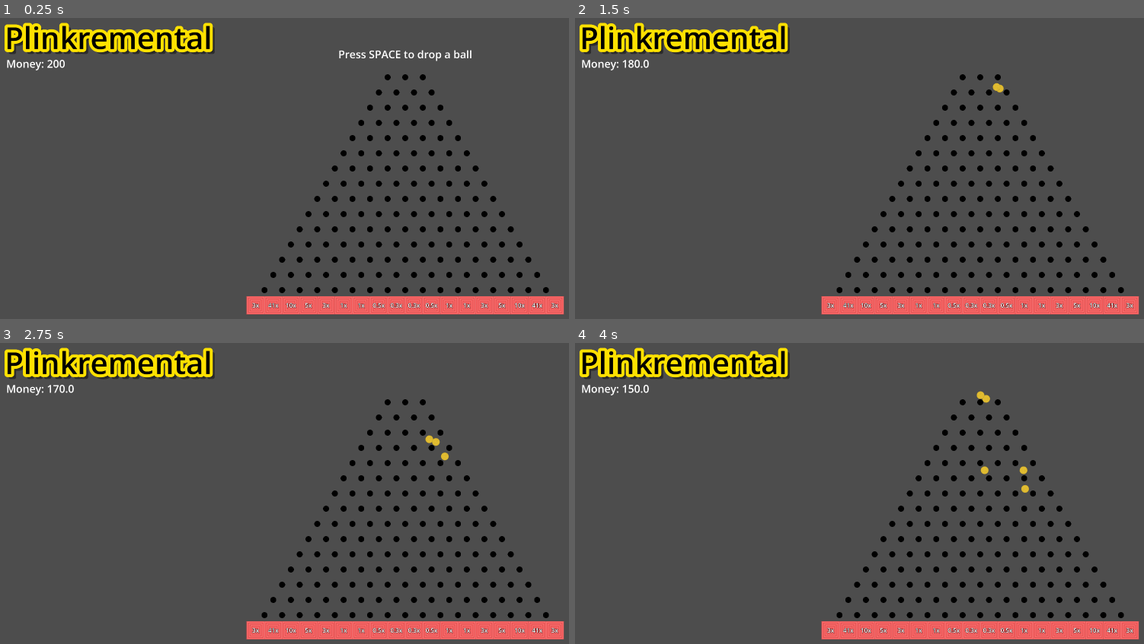
Above: before the commit, frames 1-4 (two rows, left to right).
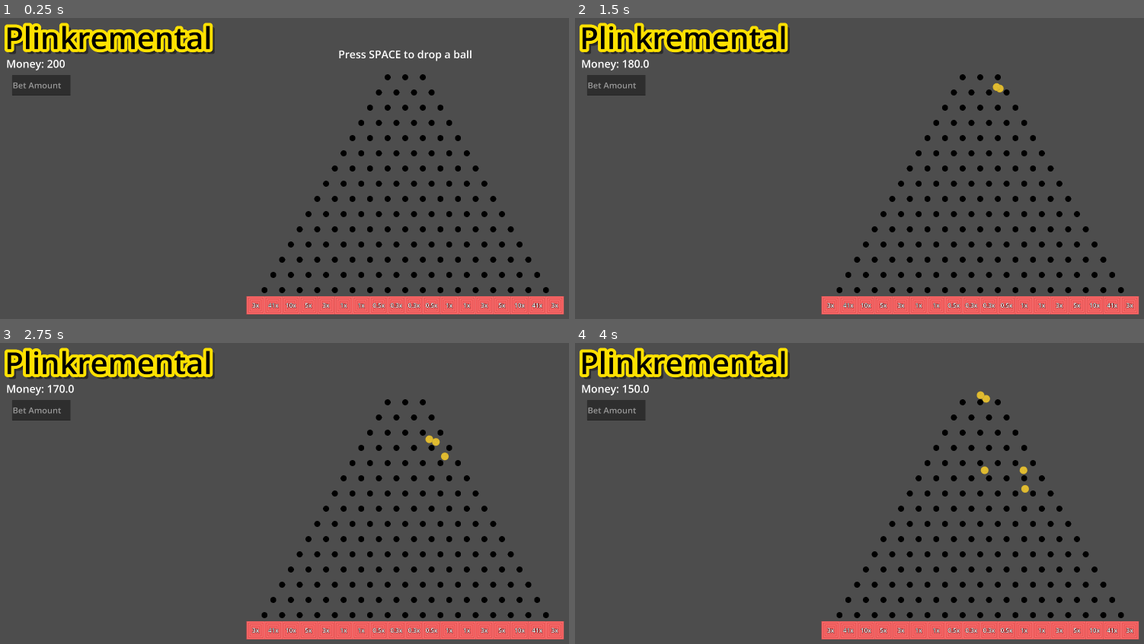
Above: after the commit, the same moments.

Repository: Th3Catalyst/Plinkremental
Game: Godot game, scene res://main.tscn
Two runs of this game, one before a commit and one after it. Both use one fixed random seed, a clock stepped at 60 frames per second and the inputs below.
Inputs:
- Up to frame 1 (0.25 s): no input
- Up to frame 2 (1.5 s): tap Space at 0.5, 0.77 s
- Up to frame 3 (2.75 s): tap Space at 1.52 s
- Up to frame 4 (4 s): tap Space at 3.02, 3.77 s

The runs differ from the first frame. In frame 1, 0.6% of the frame differs, in the area x 2-13%, y 18-26%; in frame 2, 0.6%; in frame 3, 0.6%; in frame 4, 0.6%.

Commit message:
starting on bet amount

Diff:
--- a/main.tscn
+++ b/main.tscn
@@ -14,6 +14,18 @@
 
 [sub_resource type="LabelSettings" id="LabelSettings_0xm2m"]
 font_size = 70
+
+[sub_resource type="SystemFont" id="SystemFont_0xm2m"]
+font_weight = 999
+
+[sub_resource type="Theme" id="Theme_h2yge"]
+default_base_scale = 1.5
+default_font = SubResource("SystemFont_0xm2m")
+default_font_size = 15
+
+[sub_resource type="SystemFont" id="SystemFont_h2yge"]
+font_weight = 999
+msdf_size = 100
 
 [node name="Main" type="Node2D" unique_id=633216226]
 script = ExtResource("2_h2yge")
@@ -42,3 +54,15 @@
 text = "Money: 200"
 label_settings = SubResource("LabelSettings_0xm2m")
 script = ExtResource("2_0xm2m")
+
+[node name="bet_input" type="LineEdit" parent="." unique_id=1475456753]
+offset_left = 319.0
+offset_top = 385.0
+offset_right = 703.0
+offset_bottom = 520.0
+theme = SubResource("Theme_h2yge")
+theme_override_fonts/font = SubResource("SystemFont_h2yge")
+theme_override_font_sizes/font_size = 55
+placeholder_text = "Bet Amount"
+virtual_keyboard_enabled = false
+virtual_keyboard_show_on_focus = false
